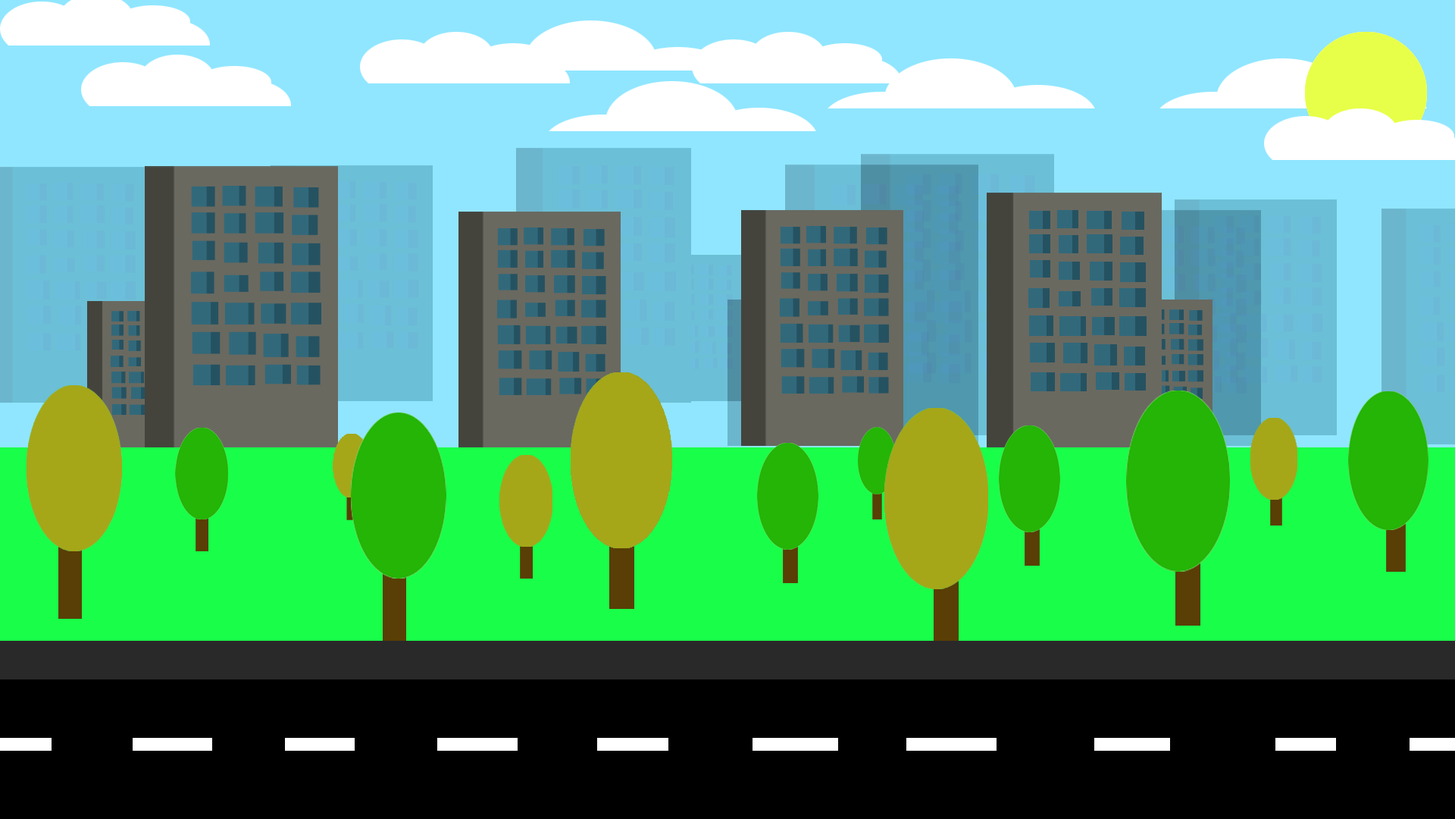
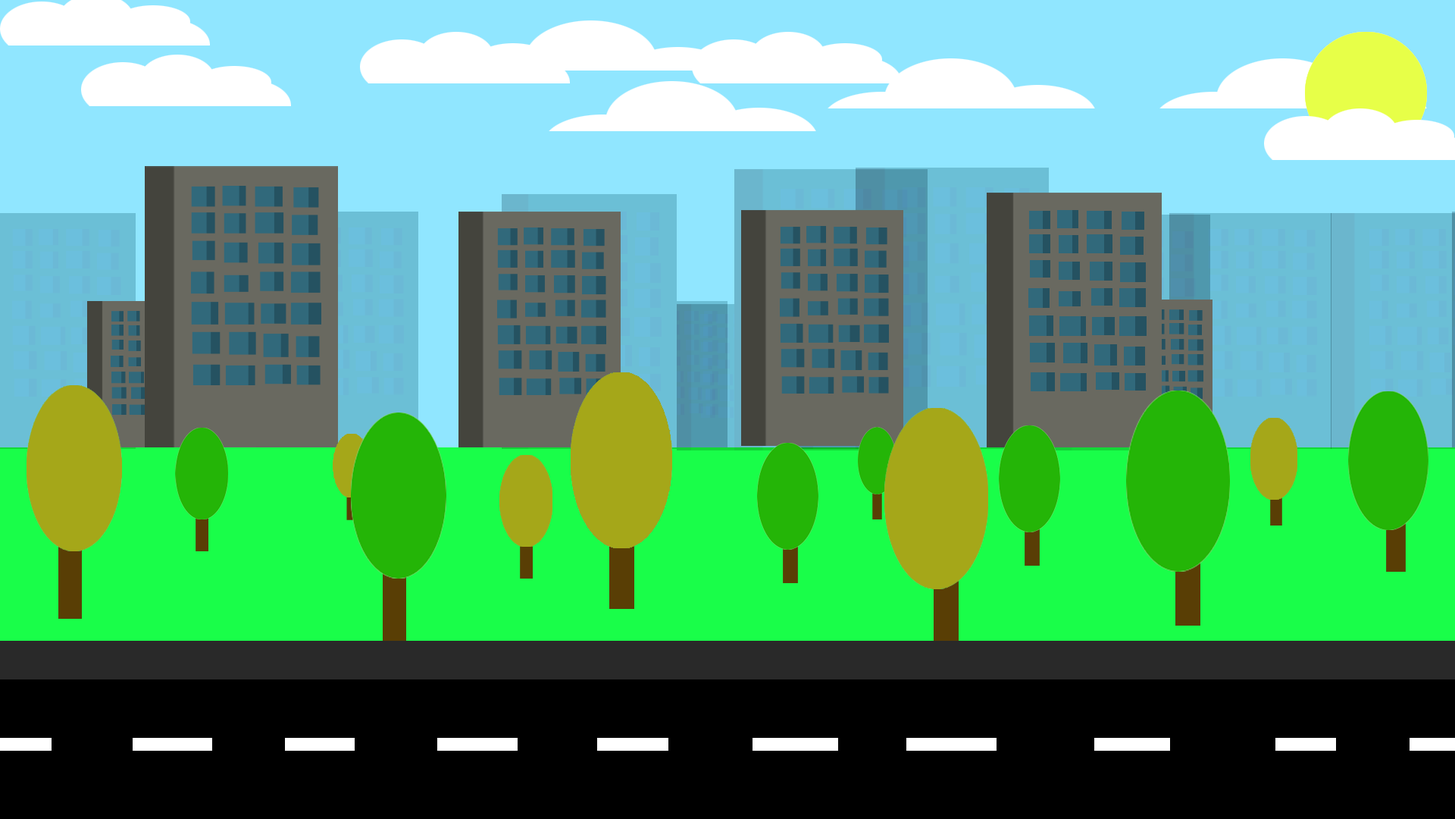
Before/after of a 1455px x 819px layered artwork. What changed in the layer stack:
moved "building copy" above "building copy 4" over [87, 165, 1213, 448]
painted on "Layer 10 copy 4" (3rd of 5, in "shadow" › "building copy 4") over [1369, 224, 1455, 397]
painted on "Layer 9 copy 4" (3rd of 5, in "shadow" › "building copy 4") over [1331, 208, 1455, 449]
painted on "Layer 9 copy 2" (3rd of 5, in "shadow" › "building copy 4") over [1054, 209, 1262, 451]
painted on "Layer 10 copy" (3rd of 5, in "shadow" › "building copy 4") over [780, 184, 962, 389]
painted on "Layer 9 copy" (3rd of 5, in "shadow" › "building copy 4") over [734, 164, 979, 451]
painted on "Layer 9" (3rd of 5, in "shadow" › "building copy 4") over [676, 299, 829, 451]
painted on "Layer 10 copy 3" (4th of 5, in "shadow" › "building copy 3") over [543, 165, 677, 392]
painted on "Layer 9 copy 3" (4th of 5, in "shadow" › "building copy 3") over [501, 147, 692, 449]
painted on "Layer 10 copy 4" (4th of 5, in "shadow" › "building copy 3") over [338, 181, 419, 395]
painted on "Layer 9 copy 4" (4th of 5, in "shadow" › "building copy 3") over [270, 165, 433, 443]
painted on "Layer 10 copy 2" (4th of 5, in "shadow" › "building copy 3") over [12, 182, 136, 397]
painted on "Layer 9 copy 2" (4th of 5, in "shadow" › "building copy 3") over [0, 166, 151, 449]
painted on "Layer 9 copy 5" (4th of 5, in "shadow" › "building copy 3") over [626, 254, 743, 448]
painted on "Layer 10 copy 2" (5th of 5, in "shadow" › "building copy 2") over [1208, 215, 1323, 397]
painted on "Layer 9 copy 2" (5th of 5, in "shadow" › "building copy 2") over [1169, 199, 1338, 449]
painted on "Layer 10 copy" (5th of 5, in "shadow" › "building copy 2") over [902, 173, 1035, 387]
painted on "Layer 9 copy" (5th of 5, in "shadow" › "building copy 2") over [855, 153, 1055, 449]
painted on "Layer 9" (5th of 5, in "shadow" › "building copy 2") over [798, 288, 905, 449]
…and 4 more changes (4 painted)
